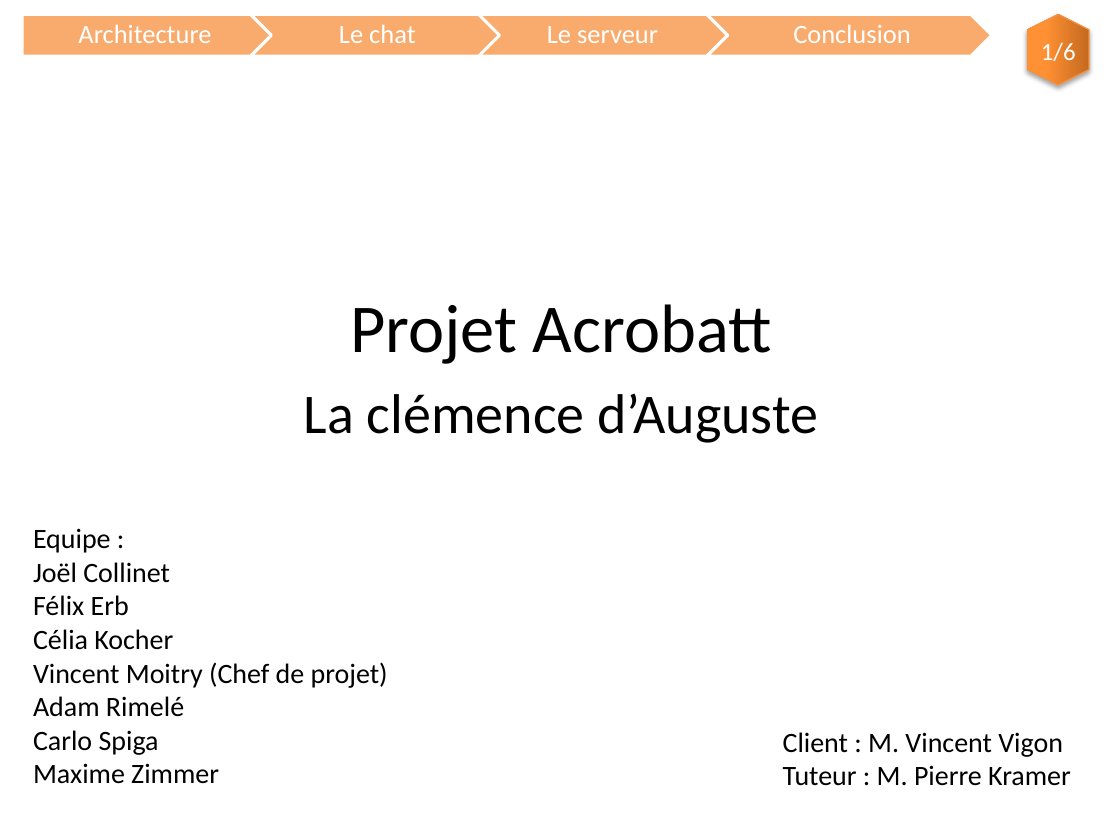
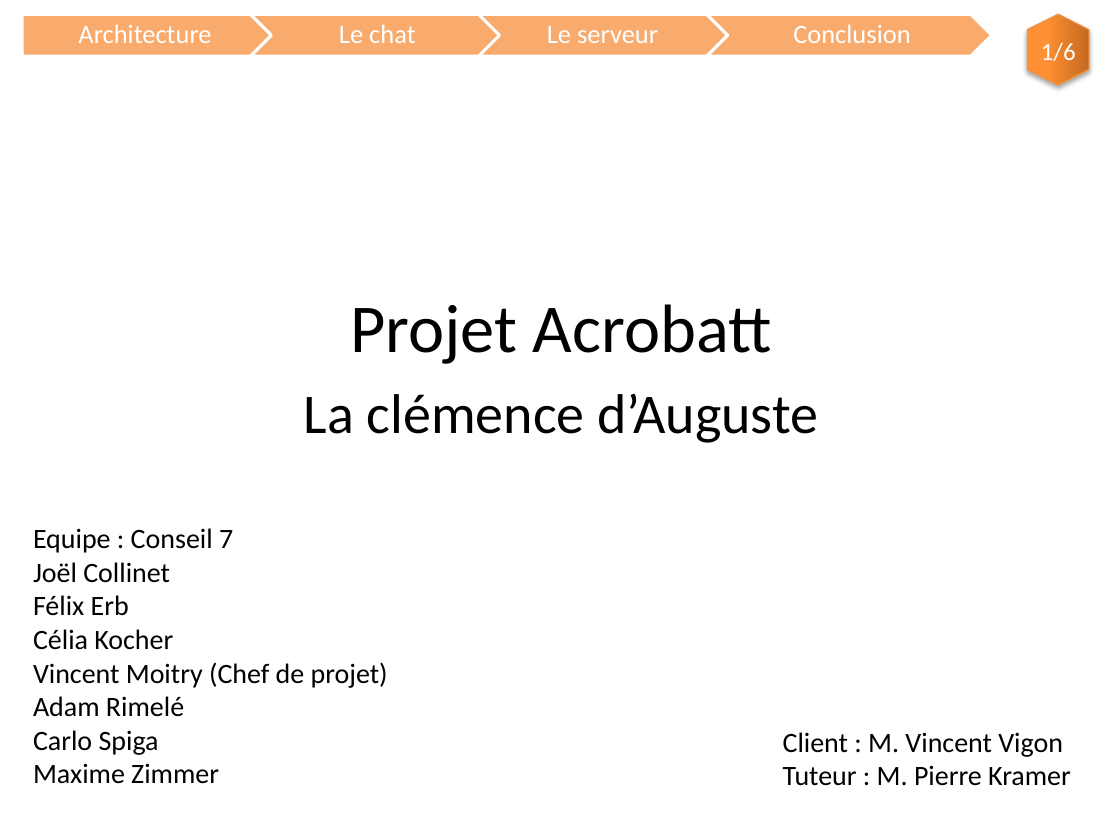
Before and after one commit to Zimroid/LaClemenceDAuguste, a slide deck: slide 2 of 1-Documentations/A - Rendu Sprint 1/Acrobatt - Presentation 1.pptx. Drawn at 1120x840 pixels with LibreOffice and Linux fonts; fonts in the diff are those of the drawing; background and template pictures are left out. Boxes give left, top, right and bottom in pixels: in the first picture for what was removed or moved away, otherwise in the second. Text is boxed around its words. In the diff, an @@ line names an element or a change of style, - is before the commit and + after.

```diff
--- a/1-Documentations/A - Rendu Sprint 1/Acrobatt - Presentation 1.pptx
+++ b/1-Documentations/A - Rendu Sprint 1/Acrobatt - Presentation 1.pptx
@@ text at box(33, 528, 233, 553): text changed @@
-Equipe :
+Equipe : Conseil 7
```
Also in this commit, not shown: 4 other slides changed.
